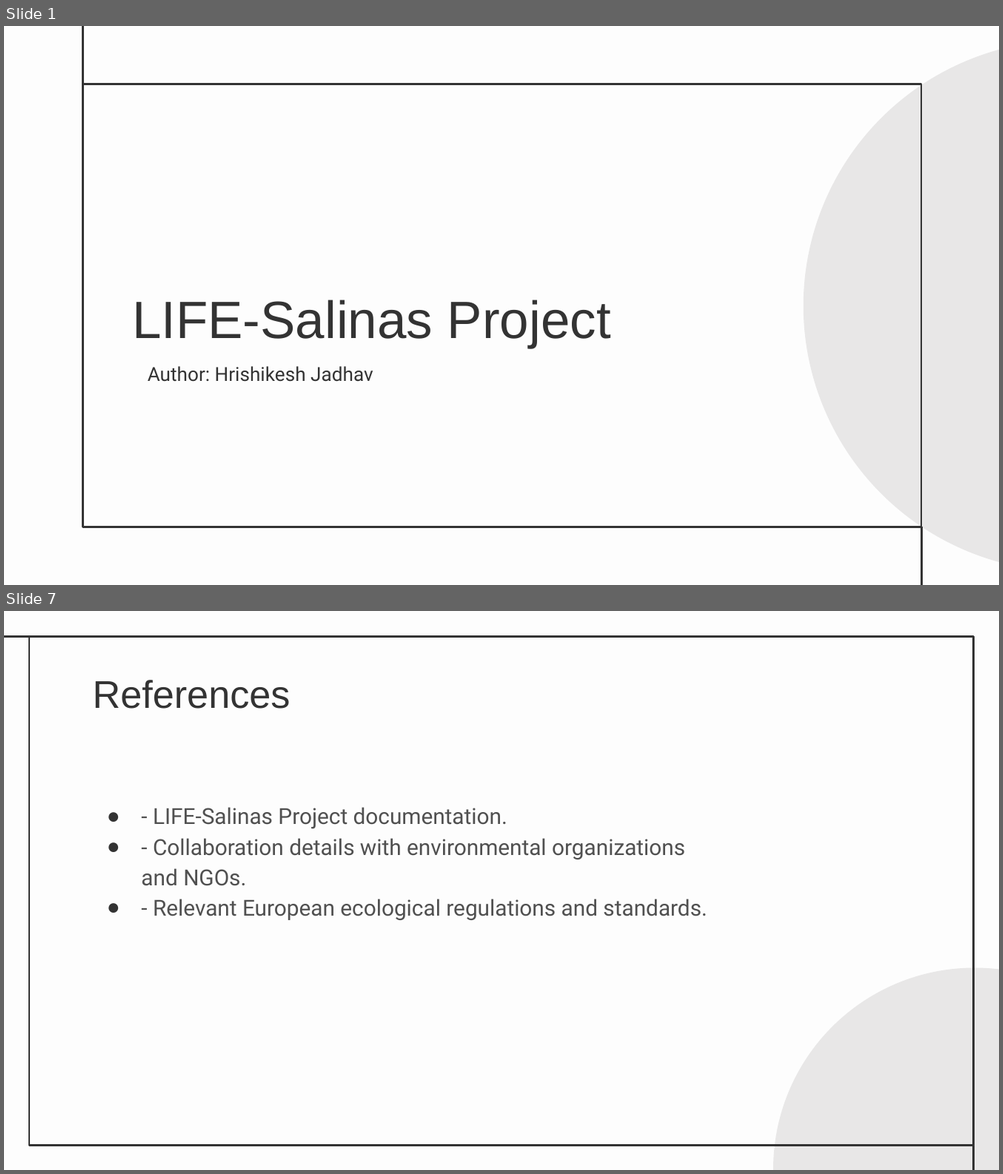
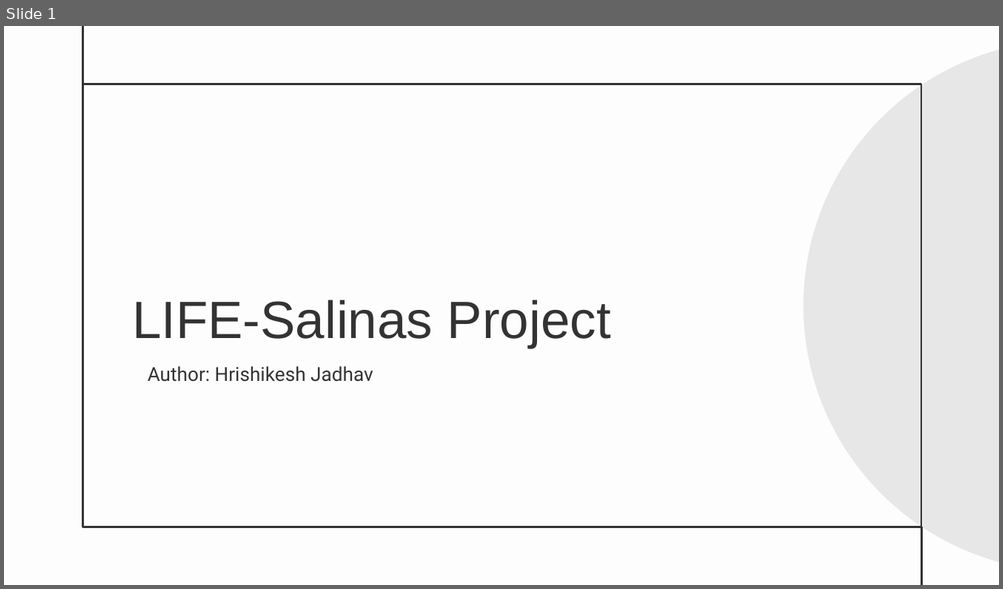
Before and after one commit to knowhrishi/AutoDeckAI-EchoHack, a slide deck: generated_presentation.pptx. Shown one above the other, each under a label of ours: slides 1 and 7 before the commit, slide 1 after it; the slides between them are not shown. The pictures are 1003x1174 and 1003x589 pixels, drawn with LibreOffice and Linux fonts; fonts in the diff are those of the drawing. Boxes give left, top, right and bottom in pixels: in the first picture for what was removed or moved away, otherwise in the second. Text is boxed around its words. In the diff, an @@ line names an element or a change of style, - is before the commit and + after.

```diff
--- a/generated_presentation.pptx
+++ b/generated_presentation.pptx
@@ slide 7 removed at (4,611,999,1170), background #FDFDFD @@
@@ line removed from (30, 636) to (4, 636) @@
@@ rectangle removed at (29,636,973,1145) @@
@@ title removed at (93,680,290,709) @@
-References
@@ subtitle removed at (141,807,707,920) @@
-● - LIFE-Salinas Project documentation.
-● - Collaboration details with environmental organizations and NGOs.
-● - Relevant European ecological regulations and standards.
@@ ellipse removed at (773,968,999,1170) @@
@@ line removed from (973, 1170) to (973, 1146) @@
```
Also in this commit, not shown: 5 slides changed, 2 slides added, 1 other slide removed, 3 other files.
